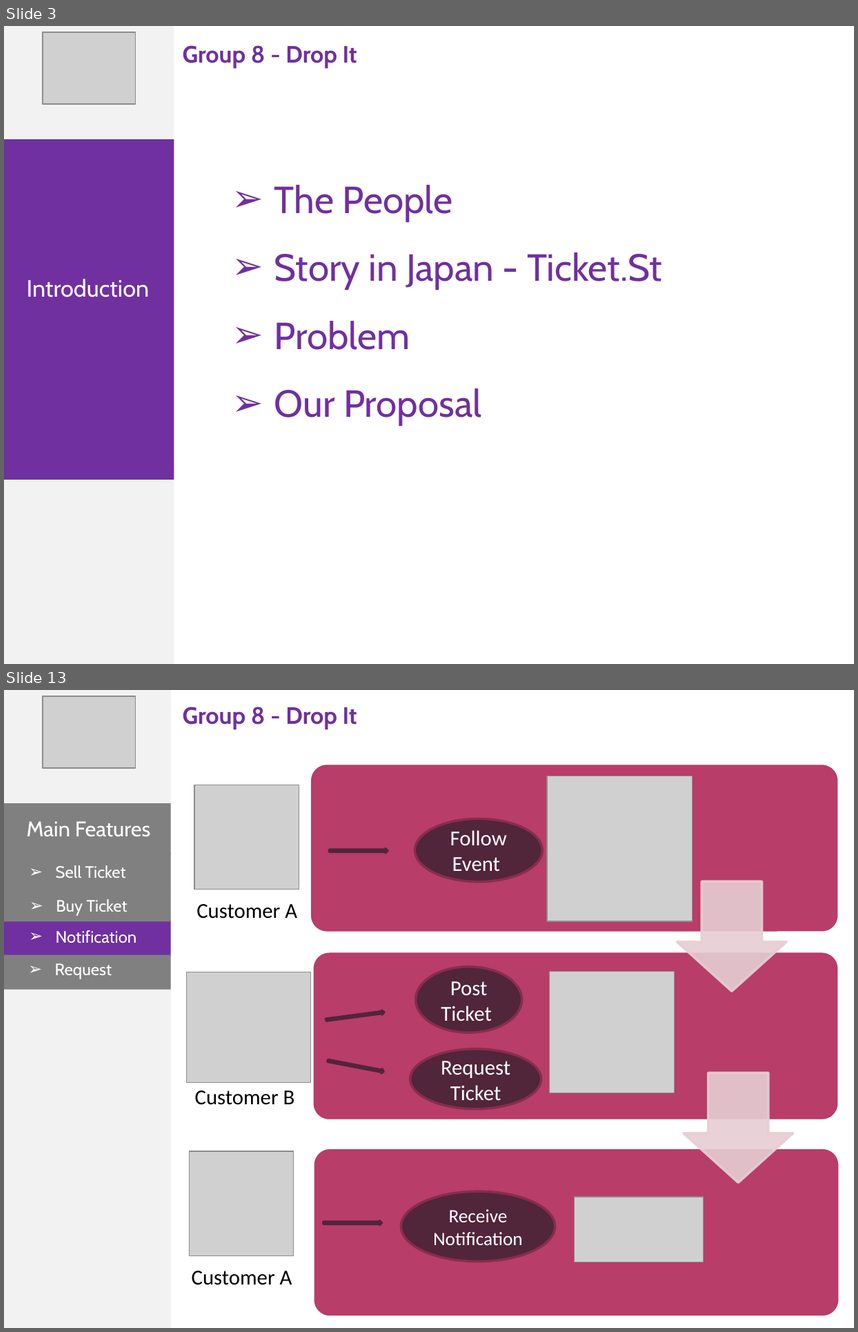
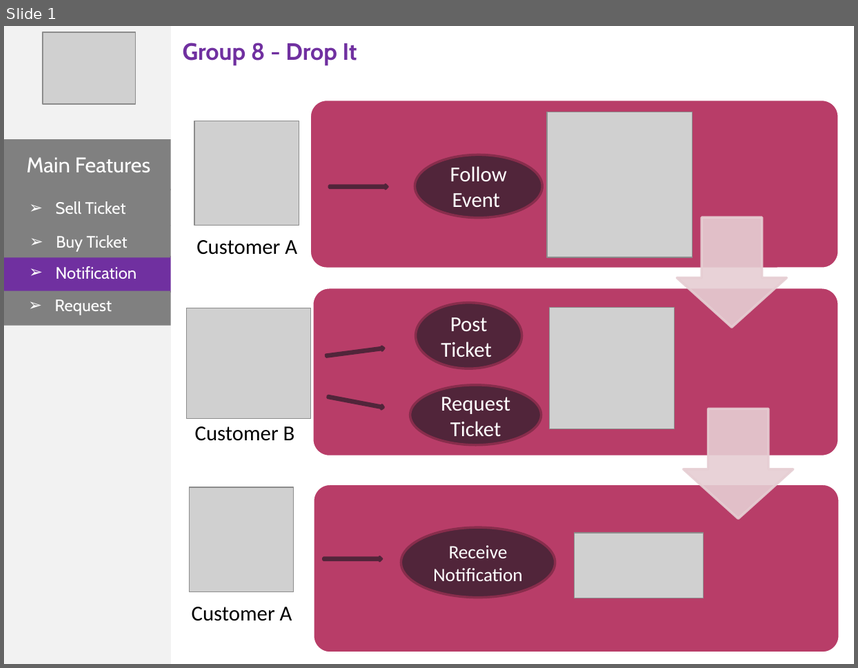
Before and after one commit to phonglk/fptu_capstone, a slide deck: Document/Present_Phong.pptx. Shown one above the other, each under a label of ours: slides 3 and 13 before the commit, slide 1 after it; the slides between them are not shown. The pictures are 858x1332 and 858x668 pixels, drawn with LibreOffice and Linux fonts; fonts in the diff are those of the drawing; grey boxes stand for pictures. Boxes give left, top, right and bottom in pixels: in the first picture for what was removed or moved away, otherwise in the second. Text is boxed around its words. In the diff, an @@ line names an element or a change of style, - is before the commit and + after.

```diff
--- a/Document/Present_Phong.pptx
+++ b/Document/Present_Phong.pptx
@@ slide 3 removed at (x1=4, y1=26, x2=854, y2=664), background #FFFFFF @@
@@ rectangle removed at (x1=4, y1=26, x2=174, y2=664) @@
@@ picture removed at (x1=42, y1=32, x2=135, y2=104) @@
@@ text removed at (x1=183, y1=45, x2=357, y2=68) @@
-Group 8 - Drop It
@@ rectangle removed at (x1=4, y1=139, x2=174, y2=479) @@
@@ text removed at (x1=274, y1=185, x2=662, y2=426) @@
-➢ The People
-➢ Story in Japan - Ticket.St
-➢ Problem
-➢ Our Proposal
@@ text removed at (x1=27, y1=279, x2=150, y2=297) @@
-Introduction
@@ what was slide 13 is now slide 1 @@
```
Also in this commit, not shown: 2 slides added, 19 other slides removed, 1 other file.
